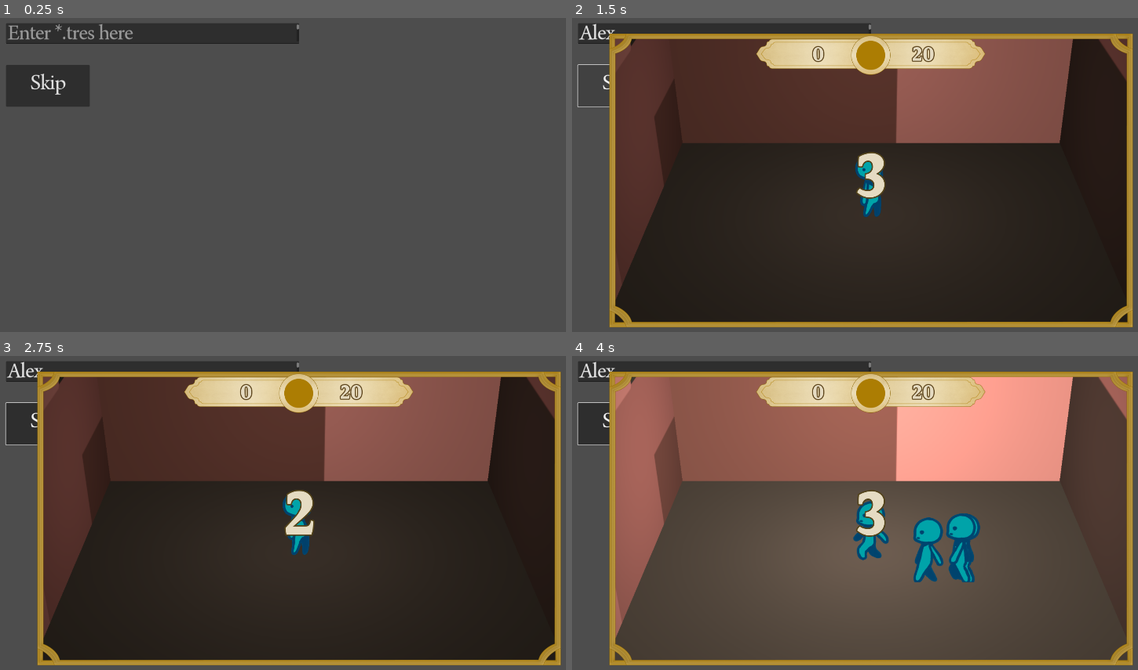
Above: before the commit, frames 1-4 (two rows, left to right).
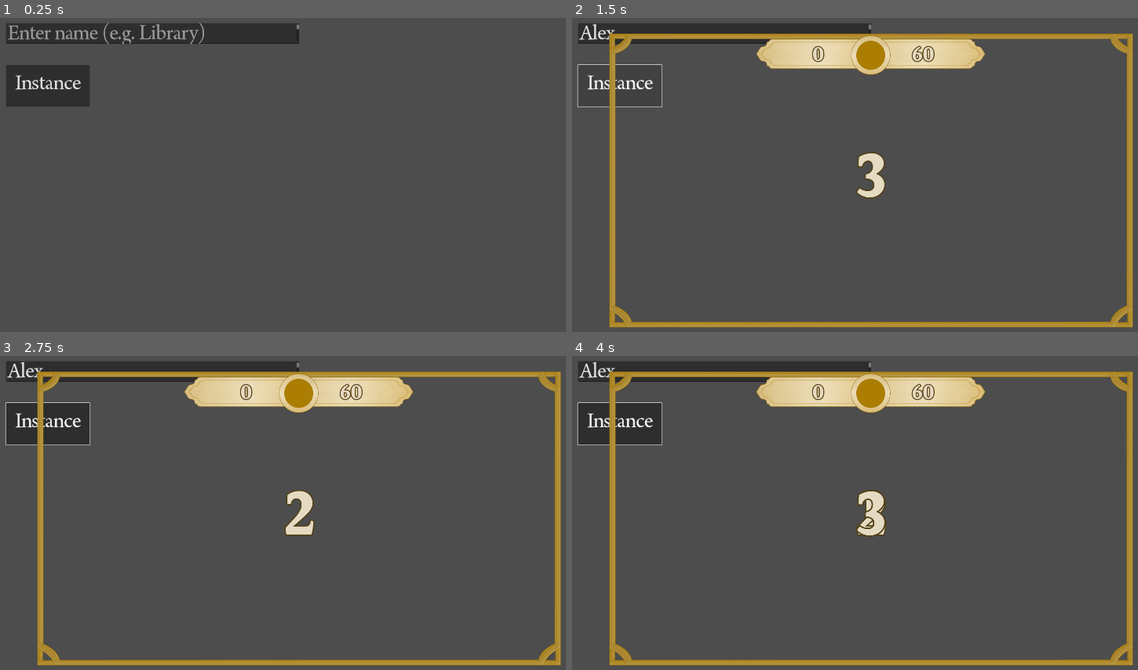
Above: after the commit, the same moments.

Repository: eigenstuffs/SRS
Game: Godot game, scene res://tools/debug/debug_minigame.tscn
Same seed, same stepped clock (60 frames per second), same inputs: the game is played once before the commit and once after it. This scene is started directly instead of the project's main scene.
Inputs (mouse positions are in pixels of both pictures, inside the frame that each line leads up to):
- Up to frame 1 (0.25 s): no input
- Up to frame 2 (1.5 s): click (724, 33) at 0.52 s; type "Alex" at 0.6 s; click "Skip" (after the commit: "Instance") at 1.25 s
- Up to frame 3 (2.75 s): click "Skip" (after the commit: "Instance") at 2 s
- Up to frame 4 (4 s): tap Enter (ui_accept) at 2.75, 3.02, 3.77 s; move the mouse to (1007, 500) at 2.77 s; hold Right (ui_right) 2.78-3.53 s; click (1007, 500) at 2.85 s; move the mouse to (747, 534) at 3.52 s; hold Down (ui_down) from 3.53 s (still down); click (747, 534) at 3.6 s

The runs differ from the first frame. In frame 1, 0.7% of the frame differs, in the area x 2-37%, y 1-25%; in frame 2, 76%; in frame 3, 77%, in the area x 2-99%, y 6-98%; in frame 4, 39%.
Error after the commit: Invalid access to property or key 'time' on a base object of type 'Nil'. (res://tools/minigame_holder/minigame_holder.gd:23)

Commit message:
minigame debug (now works)

Diff:
--- a/tools/debug/debug_minigame.gd
+++ b/tools/debug/debug_minigame.gd
@@ -3,4 +3,4 @@
 @onready var text = $TextEdit
 
 func _on_skip_pressed():
-	Util.create_minigame($CanvasLayer, "Library.tres")
+	Util.create_minigame($CanvasLayer, $TextEdit.text)
--- a/tools/debug/debug_minigame.tscn
+++ b/tools/debug/debug_minigame.tscn
@@ -18,7 +18,7 @@
 offset_right = 960.0
 offset_bottom = 128.0
 theme_override_font_sizes/font_size = 64
-placeholder_text = "Enter *.tres here"
+placeholder_text = "Enter name (e.g. Library)"
 
 [node name="Skip" type="Button" parent="."]
 layout_mode = 0
@@ -27,7 +27,7 @@
 offset_right = 320.0
 offset_bottom = 320.0
 theme_override_font_sizes/font_size = 64
-text = "Skip"
+text = "Instance"
 
 [node name="CanvasLayer" type="CanvasLayer" parent="."]
 
--- a/tools/minigame_holder/minigame_holder.gd
+++ b/tools/minigame_holder/minigame_holder.gd
@@ -8,19 +8,23 @@
 
 signal finished(points)
 
-func initiate_minigame(minigame : String):
+func initiate_minigame(which : String):
 	var list : Array = MINIGAME_LIST.minigame_list
-	var resource : Minigame = list[list.find(minigame)]
-	var a = load(resource.scene).instantiate()
-	$Game.add_child(a)
+	var resource
+	for i : Resource in list:
+		if i.minigame == which:
+			resource = i
+			var a = load(resource.scene).instantiate()
+			$Game.add_child(a)
+			a.connect("update_points", update_points)
+		else:
+			print("No such minigame!")
 
 	if resource.time != 0:
 		$UI.gameTimeCount = resource.time
 		$UI/GameTimer/TextureProgressBar.max_value = resource.time
 		$UI/GameTimer/TextureProgressBar.value = resource.time
 		$UI/GameTimer/TimeLabel.text = str(resource.time)
-
-	a.connect("update_points", update_points)
 
 func update_points(new : int):
 	points = new
--- a/tools/minigames/Library.tres
+++ b/tools/minigames/Library.tres
@@ -4,5 +4,6 @@
 
 [resource]
 script = ExtResource("1_mta4f")
+minigame = "Library"
 scene = "res://tools/minigames/library/library.tscn"
 time = 20
--- a/tools/minigames/minigame.gd
+++ b/tools/minigames/minigame.gd
@@ -2,6 +2,8 @@
 
 class_name Minigame
 
+@export var minigame : String
+
 @export_file("*.tscn") var scene
 
 @export var time : int = 0
